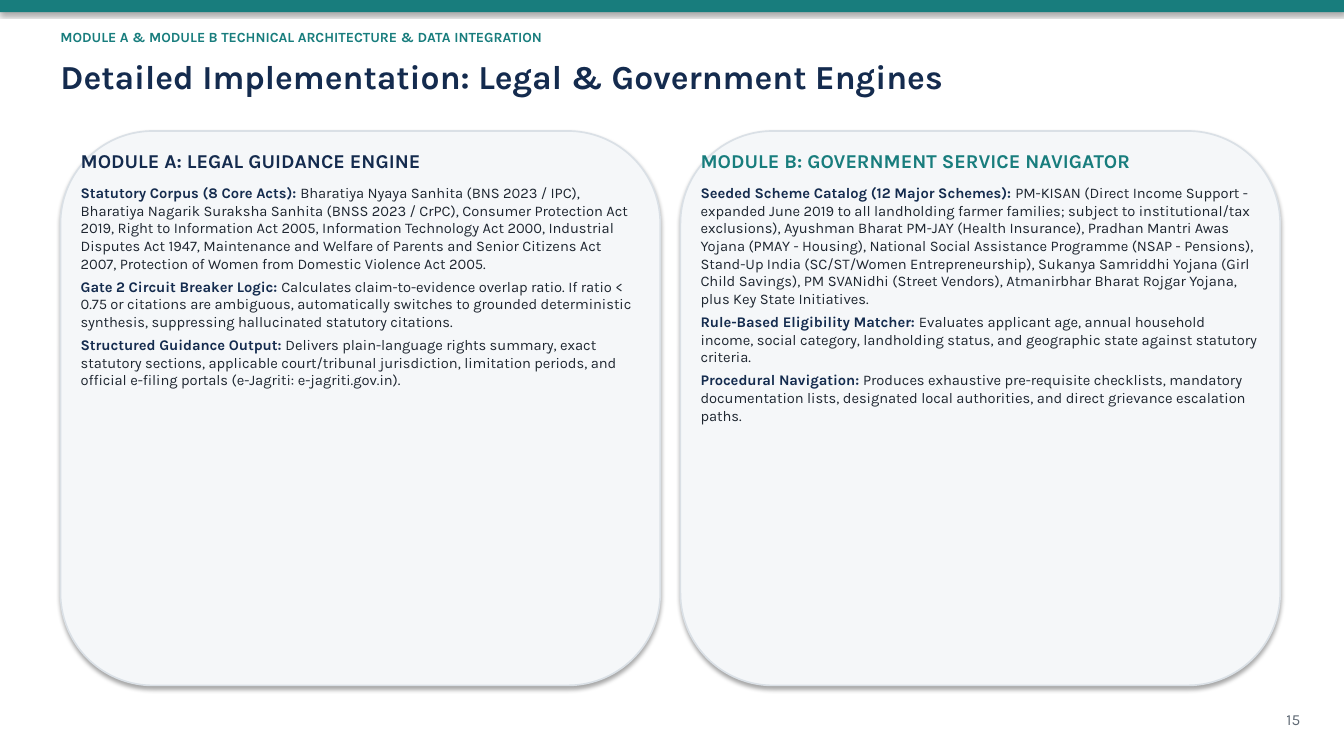
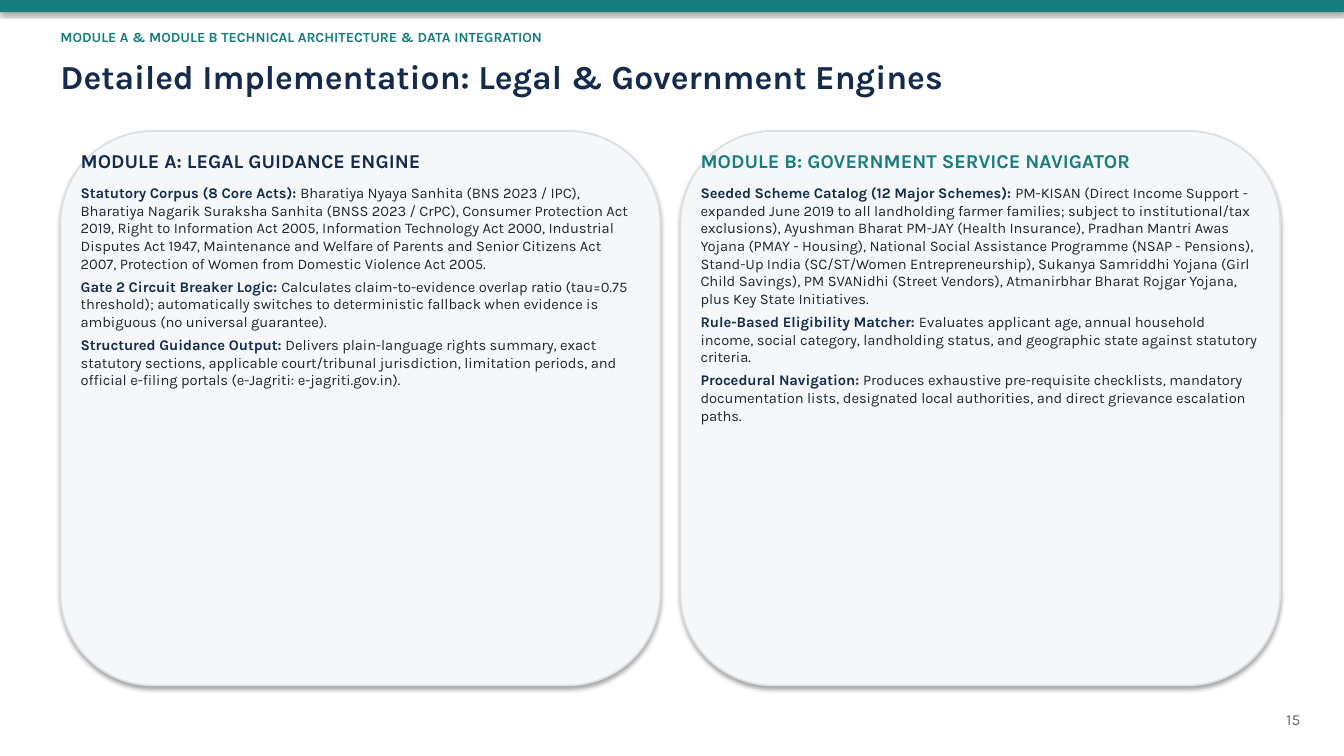
Before and after one commit to DEVANSHSAVLA/Finalyear_MajorProject, a slide deck: slide 15 of docs/review-2-submission/CivicSphere_AI_Review_2_Presentation.pptx. Drawn at 1344x756 pixels with LibreOffice and Linux fonts; fonts in the diff are those of the drawing. Boxes give left, top, right and bottom in pixels: in the first picture for what was removed or moved away, otherwise in the second. Text is boxed around its words. In the diff, an @@ line names an element or a change of style, - is before the commit and + after.

Commit message:
docs(review-2): complete final evidence reconciliation, benchmark grounding, and deliverable synchronization

```diff
--- a/docs/review-2-submission/CivicSphere_AI_Review_2_Presentation.pptx
+++ b/docs/review-2-submission/CivicSphere_AI_Review_2_Presentation.pptx
@@ text at [81,281,628,331]: text changed @@
-Gate 2 Circuit Breaker Logic: Calculates claim-to-evidence overlap ratio. If ratio < 0.75 or citations are ambiguous, automatically switches to grounded deterministic synthesis, suppressing hallucinated statutory citations.
+Gate 2 Circuit Breaker Logic: Calculates claim-to-evidence overlap ratio (tau=0.75 threshold); automatically switches to deterministic fallback when evidence is ambiguous (no universal guarantee).
```
Also in this commit, not shown: 7 other slides changed, 15 other files.
